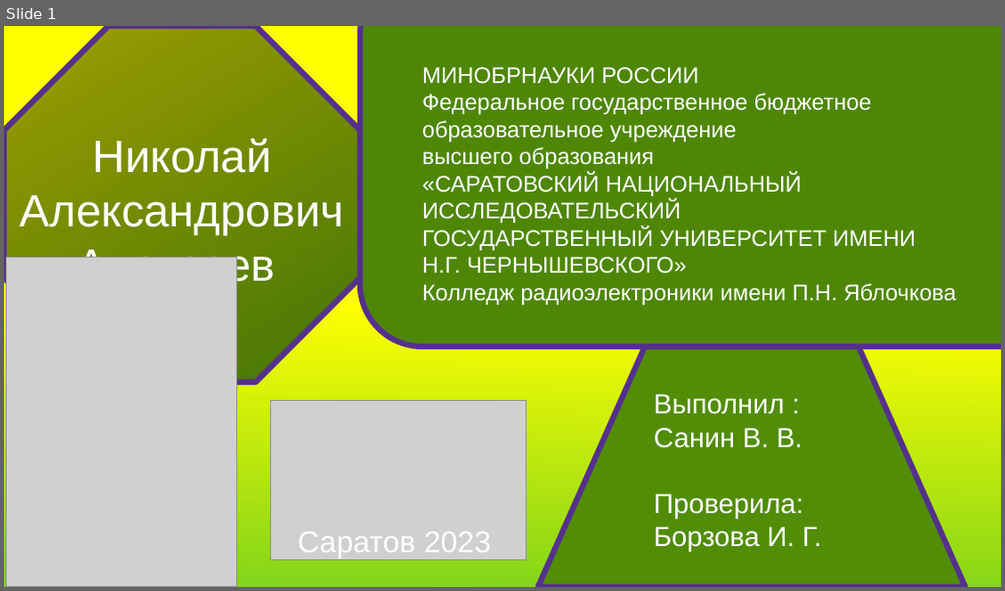
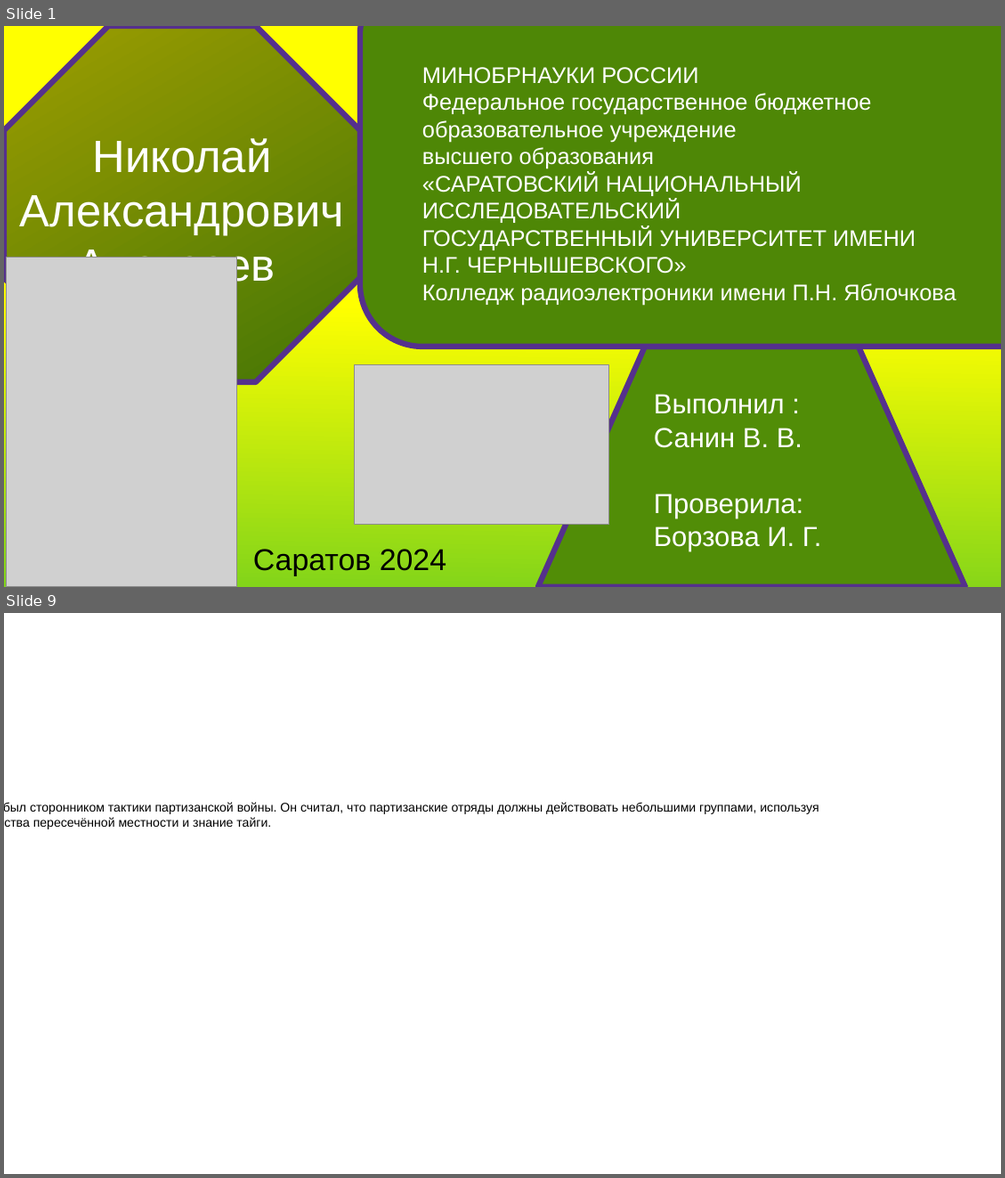
Before and after one commit to Vladsanin777/histori, a slide deck: Без имени 1.odp. Shown one above the other, each under a label of ours: slide 1 before the commit, slides 1 and 9 after it; the slides between them are not shown. The pictures are 1005x591 and 1005x1178 pixels, drawn with LibreOffice and Linux fonts; fonts in the diff are those of the drawing; grey boxes stand for pictures. Boxes give left, top, right and bottom in pixels: in the first picture for what was removed or moved away, otherwise in the second. Text is boxed around its words. In the diff, an @@ line names an element or a change of style, - is before the commit and + after.

```diff
--- a/Без имени 1.odp
+++ b/Без имени 1.odp
@@ slide 9 added at (4, 613, 1001, 1174), background #FFFFFF @@
@@ text added at (4, 802, 818, 829), 10 pt, text #000000 @@
+Алексеев был сторонником тактики партизанской войны. Он считал, что партизанские отряды должны действовать небольшими группами, используя преимущества пересечённой местности и знание тайги.
@@ slide 1 changed as well @@
@@ picture: place and size @@
-picture at (271, 401, 526, 561)
+picture at (354, 364, 609, 524)
@@ text at (253, 548, 446, 575): text changed; text colour #FFFFFF to #000000 @@
-Саратов 2023
+Саратов 2024
```
Also in this commit, not shown: 14 other slides added, 5 slides removed, 1 other file.
